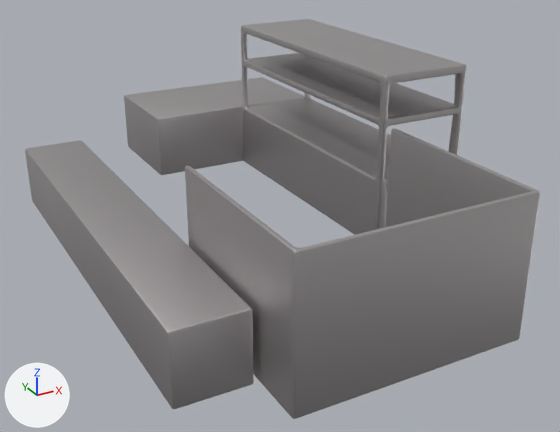
Two versions of the FBX model Assets/_Game/Model 3D/kitchen.fbx, one commit apart.
One viewpoint serves both versions: a camera (50 mm lens) standing at (-10.93, -18.7, 7.86) and looking at (-2.85, -4.02, 0.52). Every picture has the same lights, and +X, +Y and +Z are marked at lower left. The first picture is the older version. Where no turn or scale is listed for an object, it has been applied to the vertices.

In view in the first picture: 'kitchen'.
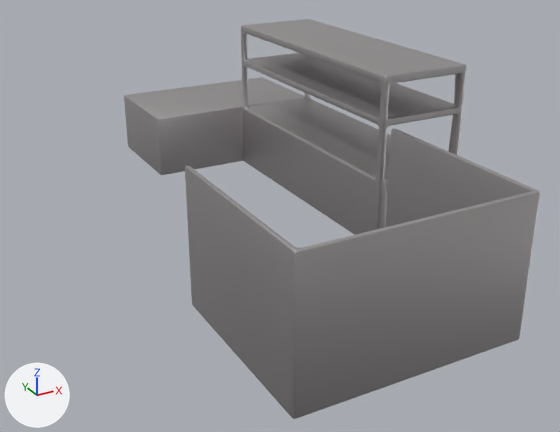
The change, as a list of edits to the scene's bpy script:
```text
Change me_cube_006:
    used by ob_kitchen; location = (0.0, 0.0, 0.0)
    remove me_cube_006.from_pydata(...)  # 1331 vertices, 1333 faces; spans x -7.55..0.94, y -10.13..4.07, z 0.0..4.04
    add me_cube_006.from_pydata(...)  # 1275 vertices, 1279 faces; spans x -5.98..0.94, y -10.13..4.07, z 0.0..4.04
    me_cube_006 part 1: the loose piece of 56 vertices spanning x -7.55..-6.07, y -8.99..0.99, z 0.0..1.49 is deleted
```

What differs and where, as boxes [x1, y1, x2, y2] in the pictures (560 x 432 px):
'kitchen', reshaped (19% narrower)
    before: [25, 19, 540, 419]
    after: [124, 19, 540, 419]
part 1 of me_cube_006, deleted
    before: [25, 140, 254, 409]
